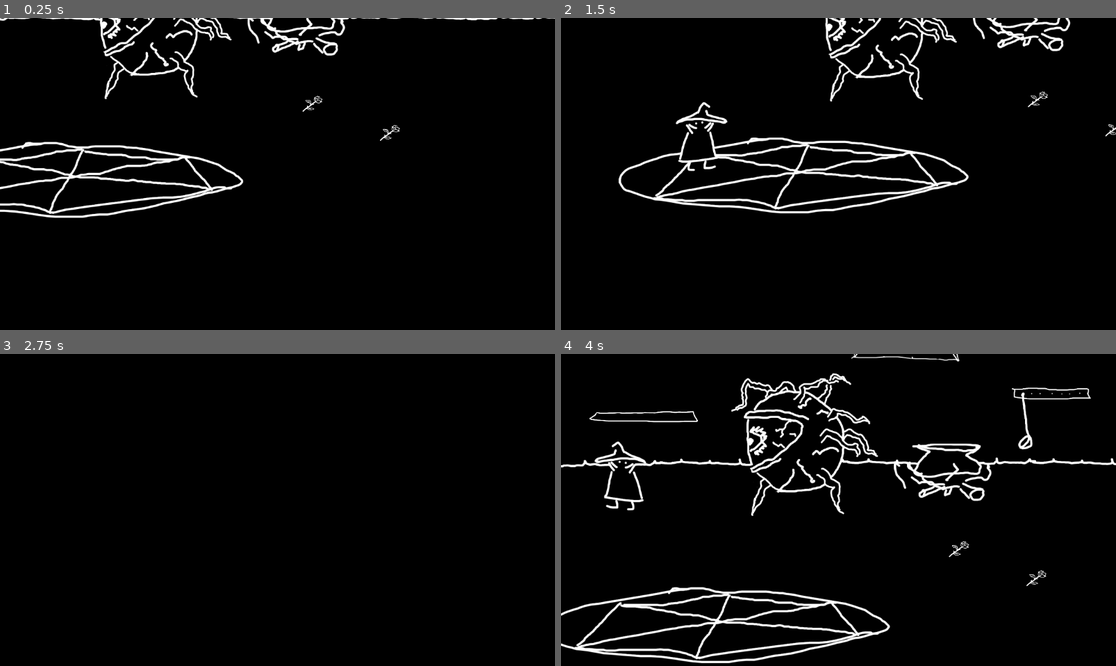
Above: before the commit, frames 1-4 (two rows, left to right).
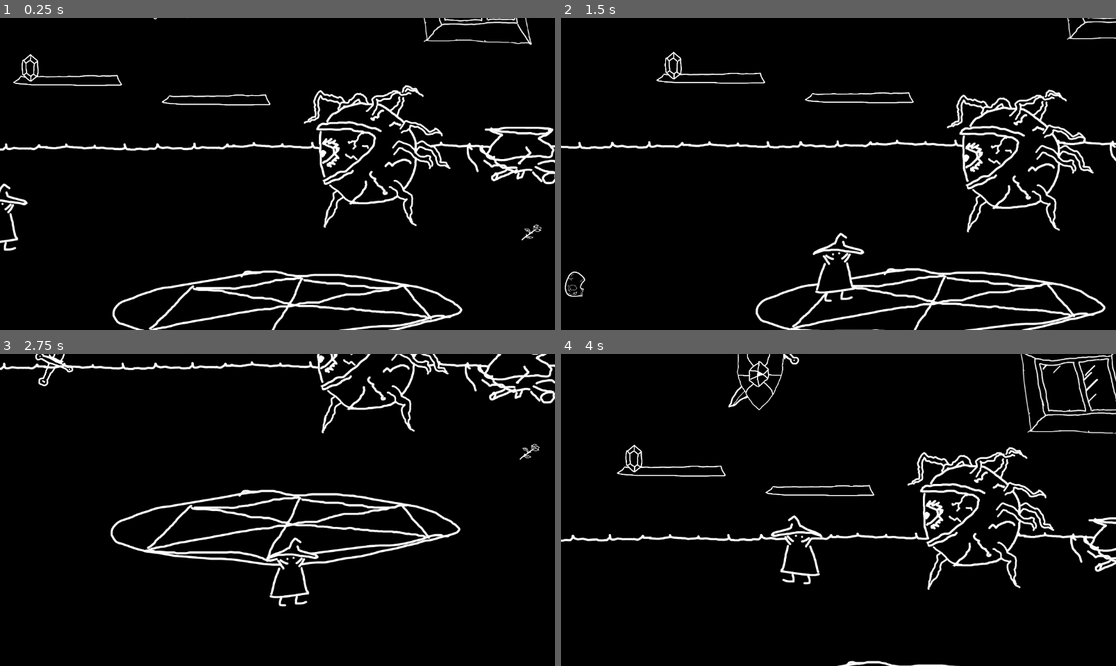
Above: after the commit, the same moments.

Repository: Badrpas/ld55-apr-2024
Game: Godot game, scene res://simulation.tscn
Same seed, same stepped clock (60 frames per second), same inputs: the game is played once before the commit and once after it.
Inputs:
- Up to frame 1 (0.25 s): no input
- Up to frame 2 (1.5 s): hold D (right) 0.53-1.28 s; tap E (UseE) at 0.6, 1.35 s; hold S (down) from 1.28 s (still down)
- Up to frame 3 (2.75 s): release S (down) at 2.03 s; hold D (right) from 2.03 s (still down); tap E (UseE) at 2.1 s
- Up to frame 4 (4 s): release D (right) at 2.78 s; hold W (up) 2.78-3.53 s; tap E (UseE) at 2.85, 3.6 s; hold A (left) from 3.53 s (still down)

The runs differ from the first frame. In frame 1, 12% of the frame differs, in the area x 0-100%, y 0-100%; in frame 2, 12%; in frame 3, 6.2%; in frame 4, 14%.

Commit message:
pickup sword

Diff:
--- a/simulation.tscn
+++ b/simulation.tscn
@@ -38,6 +38,7 @@
 [ext_resource type="Script" path="res://src/walk_area.gd" id="37_brcjq"]
 [ext_resource type="Texture2D" uid="uid://3kdrfiot6pn5" path="res://assets/shield.png" id="37_qqkl2"]
 [ext_resource type="Texture2D" uid="uid://b77hswfnu30tn" path="res://assets/ehh/static/swords?.png" id="38_lug38"]
+[ext_resource type="Script" path="res://src/Sword1.gd" id="39_bptm0"]
 
 [sub_resource type="RectangleShape2D" id="RectangleShape2D_cwvet"]
 size = Vector2(5741, 287)
@@ -270,6 +271,131 @@
 [sub_resource type="RectangleShape2D" id="RectangleShape2D_go535"]
 size = Vector2(3646, 530.5)
 
+[sub_resource type="Animation" id="Animation_qpvvf"]
+resource_name = "drop"
+step = 0.05
+tracks/0/type = "value"
+tracks/0/imported = false
+tracks/0/enabled = true
+tracks/0/path = NodePath(".:position")
+tracks/0/interp = 1
+tracks/0/loop_wrap = true
+tracks/0/keys = {
+"times": PackedFloat32Array(0, 0.3, 0.45, 0.55),
+"transitions": PackedFloat32Array(1, 1, 1, 1),
+"update": 0,
+"values": [Vector2(276.355, -163.561), Vector2(251, 262), Vector2(161, 231), Vector2(133, 262)]
+}
+tracks/1/type = "value"
+tracks/1/imported = false
+tracks/1/enabled = true
+tracks/1/path = NodePath(".:rotation")
+tracks/1/interp = 1
+tracks/1/loop_wrap = true
+tracks/1/keys = {
+"times": PackedFloat32Array(0, 0.3, 0.55),
+"transitions": PackedFloat32Array(1, 1, 1),
+"update": 0,
+"values": [0.0, 0.0, -1.53983]
+}
+
+[sub_resource type="Animation" id="Animation_5yi4v"]
+length = 0.001
+tracks/0/type = "value"
+tracks/0/imported = false
+tracks/0/enabled = true
+tracks/0/path = NodePath(".:position")
+tracks/0/interp = 1
+tracks/0/loop_wrap = true
+tracks/0/keys = {
+"times": PackedFloat32Array(0),
+"transitions": PackedFloat32Array(1),
+"update": 0,
+"values": [Vector2(276.355, -163.561)]
+}
+tracks/1/type = "value"
+tracks/1/imported = false
+tracks/1/enabled = true
+tracks/1/path = NodePath(".:rotation")
+tracks/1/interp = 1
+tracks/1/loop_wrap = true
+tracks/1/keys = {
+"times": PackedFloat32Array(0),
+"transitions": PackedFloat32Array(1),
+"update": 0,
+"values": [0.0]
+}
+
+[sub_resource type="AnimationLibrary" id="AnimationLibrary_2e4hx"]
+_data = {
+"RESET": SubResource("Animation_5yi4v"),
+"drop": SubResource("Animation_qpvvf")
+}
+
+[sub_resource type="Animation" id="Animation_1isdd"]
+resource_name = "drop"
+step = 0.05
+tracks/0/type = "value"
+tracks/0/imported = false
+tracks/0/enabled = true
+tracks/0/path = NodePath(".:position")
+tracks/0/interp = 1
+tracks/0/loop_wrap = true
+tracks/0/keys = {
+"times": PackedFloat32Array(0, 0.1, 0.35, 0.6, 1),
+"transitions": PackedFloat32Array(1, 1, 1, 1, 1),
+"update": 0,
+"values": [Vector2(214.355, -224.561), Vector2(94, -90), Vector2(-0.999992, 199), Vector2(-12, 410), Vector2(-441, 578)]
+}
+tracks/1/type = "value"
+tracks/1/imported = false
+tracks/1/enabled = true
+tracks/1/path = NodePath(".:rotation")
+tracks/1/interp = 1
+tracks/1/loop_wrap = true
+tracks/1/keys = {
+"times": PackedFloat32Array(0, 0.1, 0.35, 0.6, 1),
+"transitions": PackedFloat32Array(1, 1, 1, 1, 1),
+"update": 0,
+"values": [-0.74816, -1.45392, -2.46802, -3.34863, -5.08583]
+}
+
+[sub_resource type="Animation" id="Animation_f1asg"]
+length = 0.001
+tracks/0/type = "value"
+tracks/0/imported = false
+tracks/0/enabled = true
+tracks/0/path = NodePath(".:position")
+tracks/0/interp = 1
+tracks/0/loop_wrap = true
+tracks/0/keys = {
+"times": PackedFloat32Array(0),
+"transitions": PackedFloat32Array(1),
+"update": 0,
+"values": [Vector2(214.355, -224.561)]
+}
+tracks/1/type = "value"
+tracks/1/imported = false
+tracks/1/enabled = true
+tracks/1/path = NodePath(".:rotation")
+tracks/1/interp = 1
+tracks/1/loop_wrap = true
+tracks/1/keys = {
+"times": PackedFloat32Array(0),
+"transitions": PackedFloat32Array(1),
+"update": 0,
+"values": [-0.74816]
+}
+
+[sub_resource type="AnimationLibrary" id="AnimationLibrary_wylkd"]
+_data = {
+"RESET": SubResource("Animation_f1asg"),
+"drop": SubResource("Animation_1isdd")
+}
+
+[sub_resource type="RectangleShape2D" id="RectangleShape2D_1iafb"]
+size = Vector2(128.077, 236.288)
+
 [node name="Simulation" type="Node2D"]
 y_sort_enabled = true
 script = ExtResource("1_vo1iw")
@@ -841,12 +967,30 @@
 scale = Vector2(0.441406, 0.441406)
 texture = ExtResource("37_qqkl2")
 
-[node name="Sword1" type="Sprite2D" parent="."]
+[node name="AnimationPlayer" type="AnimationPlayer" parent="Shield"]
+libraries = {
+"": SubResource("AnimationLibrary_2e4hx")
+}
+
+[node name="Sword1" type="Sprite2D" parent="." node_paths=PackedStringArray("override_root")]
 position = Vector2(214.355, -224.561)
 rotation = -0.74816
 scale = Vector2(0.714286, 0.714286)
 texture = ExtResource("38_lug38")
 offset = Vector2(-3.26353, 85.6242)
+script = ExtResource("39_bptm0")
+override_root = NodePath(".")
+
+[node name="AnimationPlayer" type="AnimationPlayer" parent="Sword1"]
+libraries = {
+"": SubResource("AnimationLibrary_wylkd")
+}
+
+[node name="Area2D" type="Area2D" parent="Sword1"]
+
+[node name="CollisionShape2D" type="CollisionShape2D" parent="Sword1/Area2D"]
+position = Vector2(-1.66891, 11.491)
+shape = SubResource("RectangleShape2D_1iafb")
 
 [node name="Sword2" type="Sprite2D" parent="."]
 position = Vector2(321.355, -224.561)
--- a/src/CameraController.gd
+++ b/src/CameraController.gd
@@ -31,6 +31,9 @@
 
 func _process_shake(center, angle, delta) -> void:
 	shake = stress * stress
+	if shake == 0:
+		offset = Vector2.ZERO
+		return
 
 	rotation_degrees = angle + (max_roll * shake *  _get_noise(randi(), delta))
 
@@ -39,10 +42,7 @@
 	off.y = (max_offset * shake * _get_noise(randi(), delta + 2.0))
 	off *= 100
 
-	print(off)
-
-	offset.x = center.x + off.x
-	offset.y = center.y + off.y
+	offset = off
 
 	stress -= (shakeReduction / 100.0)
 
--- /dev/null
+++ b/src/Sword1.gd
@@ -0,0 +1,21 @@
+extends Interactable
+class_name Sword1
+
+
+var is_taken = false
+
+
+func is_interactable(issuer):
+    return enabled and not is_taken and issuer.holder_slot.get_child_count() == 0
+
+func interact(issuer):
+    if not issuer is Player: print('not player ', issuer);return;
+    if is_interactable(issuer):
+        var holder = get_interactable_root()
+        holder.get_parent().remove_child(holder)
+        issuer.holder_slot.add_child(holder)
+        holder.position = Vector2.ZERO
+        holder.rotation = PI
+        is_taken = true
+    else:
+        print('not')
--- a/src/theeyer.gd
+++ b/src/theeyer.gd
@@ -1,4 +1,5 @@
 extends Node2D
+class_name TheYeyer
 
 @onready var time_to_strike = 2
 @onready var sword1: Node2D
@@ -38,17 +39,30 @@
 	get_tree().root.get_node('Simulation').add_child(spr)
 	spr.global_position = global_position
 
+	var diff = Player.Instance.global_position - global_position
+	diff.y = 0;
+	diff = diff.normalized() * 80
+
 	if strike_tween: strike_tween.stop()
 	strike_tween = create_tween()
 	strike_tween.tween_property(spr, 'position', Player.Instance.global_position, 0.3)
 	strike_tween.tween_callback(func():
+		spr.queue_free();
 		Player.Instance.get_node('controller').enabled = false
-		spr.queue_free();
 		get_tree().root.get_node('Simulation/Cam').add_stress(0.9)
+
+		if TheYeyer.StrikesHitNearSwords == 0:
+			if sword1.global_position.distance_to(Player.Instance.global_position) < 1200:
+				print('drop the sword1!')
+				sword1.get_node('AnimationPlayer').play('drop')
+				TheYeyer.StrikesHitNearSwords = 1
+		elif TheYeyer.StrikesHitNearSwords == 1:
+			if sword2.global_position.distance_to(Player.Instance.global_position) < 700:
+				print('drop the shield!')
+				shield.get_node('AnimationPlayer').play('drop')
+				TheYeyer.StrikesHitNearSwords = 2
+
 	);
-	var diff = Player.Instance.global_position - global_position
-	diff.y = 0;
-	diff = diff.normalized() * 80
 	strike_tween.tween_property(Player.Instance, 'position:x', diff.x, 0.2).as_relative()
 	strike_tween.tween_callback(func():
 		Player.Instance.get_node('controller').enabled = true
Not shown: 1 places in simulation.tscn that only renumber resources
